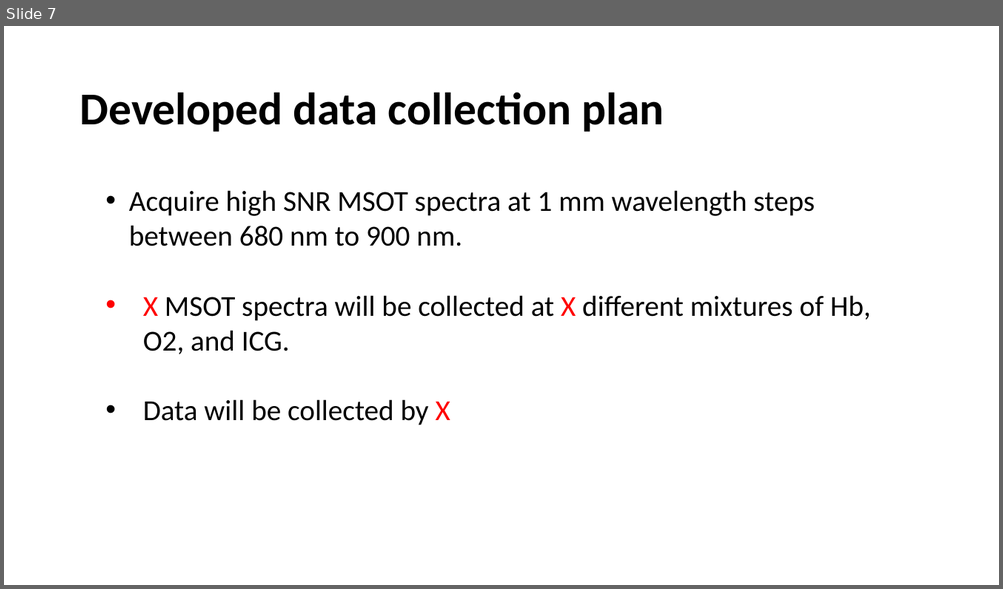
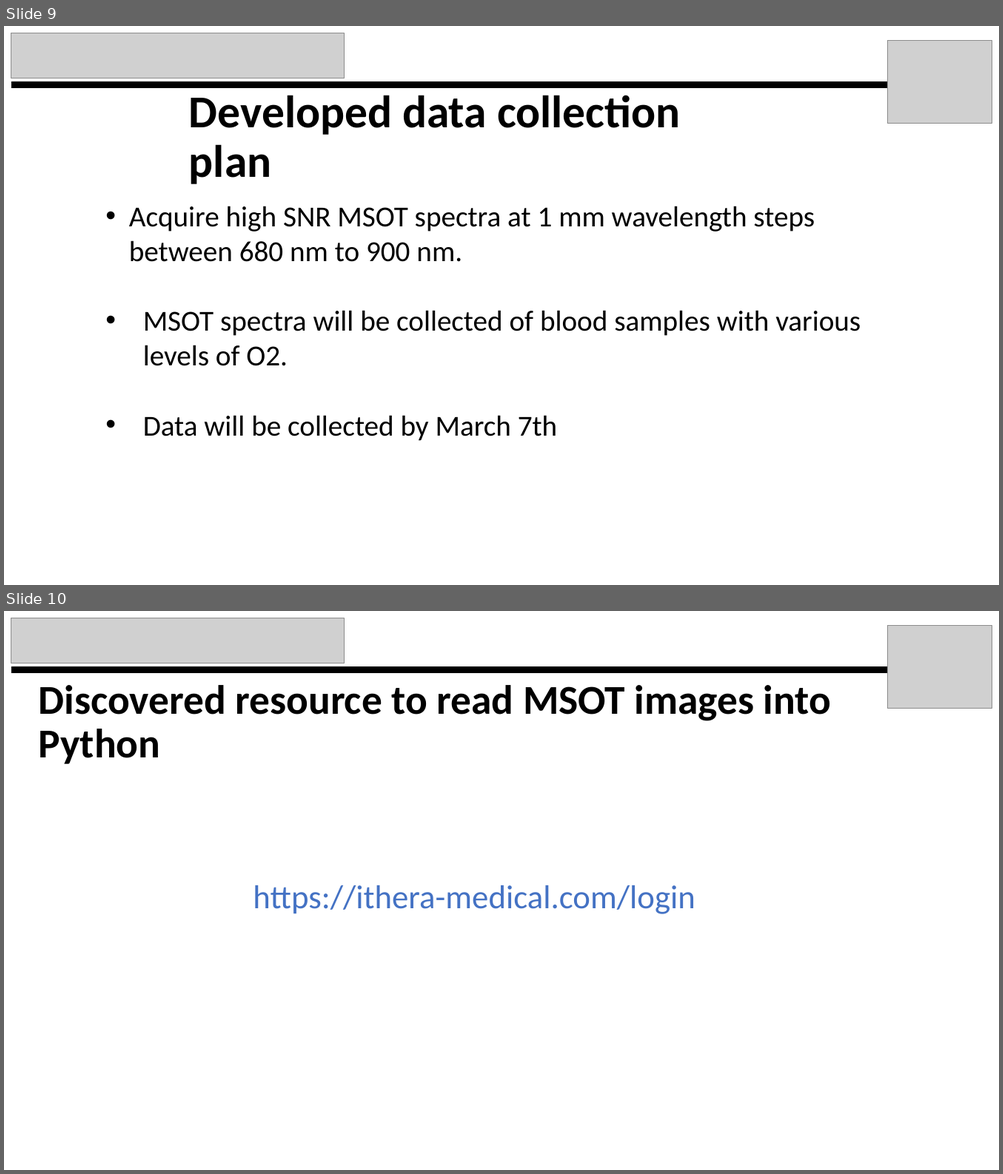
Before and after one commit to kylemjonesislanders/md-anderson, a slide deck: spectral-unmixing/ppt_presentations/midterm_project_report.pptx. Shown one above the other, each under a label of ours: slide 7 before the commit, slides 9 and 10 after it. The pictures are 1003x589 and 1003x1174 pixels, drawn with LibreOffice and Linux fonts; fonts in the diff are those of the drawing; grey boxes stand for pictures. Boxes give left, top, right and bottom in pixels: in the first picture for what was removed or moved away, otherwise in the second. Text is boxed around its words. In the diff, an @@ line names an element or a change of style, - is before the commit and + after.

```diff
--- a/spectral-unmixing/ppt_presentations/midterm_project_report.pptx
+++ b/spectral-unmixing/ppt_presentations/midterm_project_report.pptx
@@ slide 10 added at box(4, 611, 999, 1170), background #FFFFFF @@
@@ picture added at box(11, 618, 344, 664) @@
@@ picture added at box(888, 626, 992, 708) @@
@@ rectangle added at box(11, 667, 945, 674), fill #000000 @@
@@ title added at box(39, 685, 831, 764), 39.6 pt, text #000000, bold @@
+Discovered resource to read MSOT images into Python
@@ text added at box(253, 886, 694, 914), 32 pt, text #4472C4 @@
+https://ithera-medical.com/login
@@ what was slide 7 is now slide 9 @@
@@ slide 9 changed as well @@
@@ picture added at box(11, 33, 344, 79) @@
@@ picture added at box(888, 41, 992, 123) @@
@@ rectangle added at box(11, 82, 945, 89), fill #000000 @@
@@ title "Developed data collection plan" rewrapped from box(79, 92, 663, 132) to box(189, 95, 680, 184) @@
@@ text "Acquire high SNR MSOT spectra ...": place and size @@
-text "Acquire high SNR MSOT spectra ..." at box(129, 190, 871, 426)
+text "Acquire high SNR MSOT spectra ..." at box(129, 206, 860, 441)
@@ text at box(143, 310, 860, 441): text changed @@
-• X MSOT spectra will be collected at X different mixtures of Hb, O2, and ICG.
-• Data will be collected by X
+• MSOT spectra will be collected of blood samples with various levels of O2.
+• Data will be collected by March 7th
```
Also in this commit, not shown: 9 other slides changed, 2 other slides added, 1 other file.
